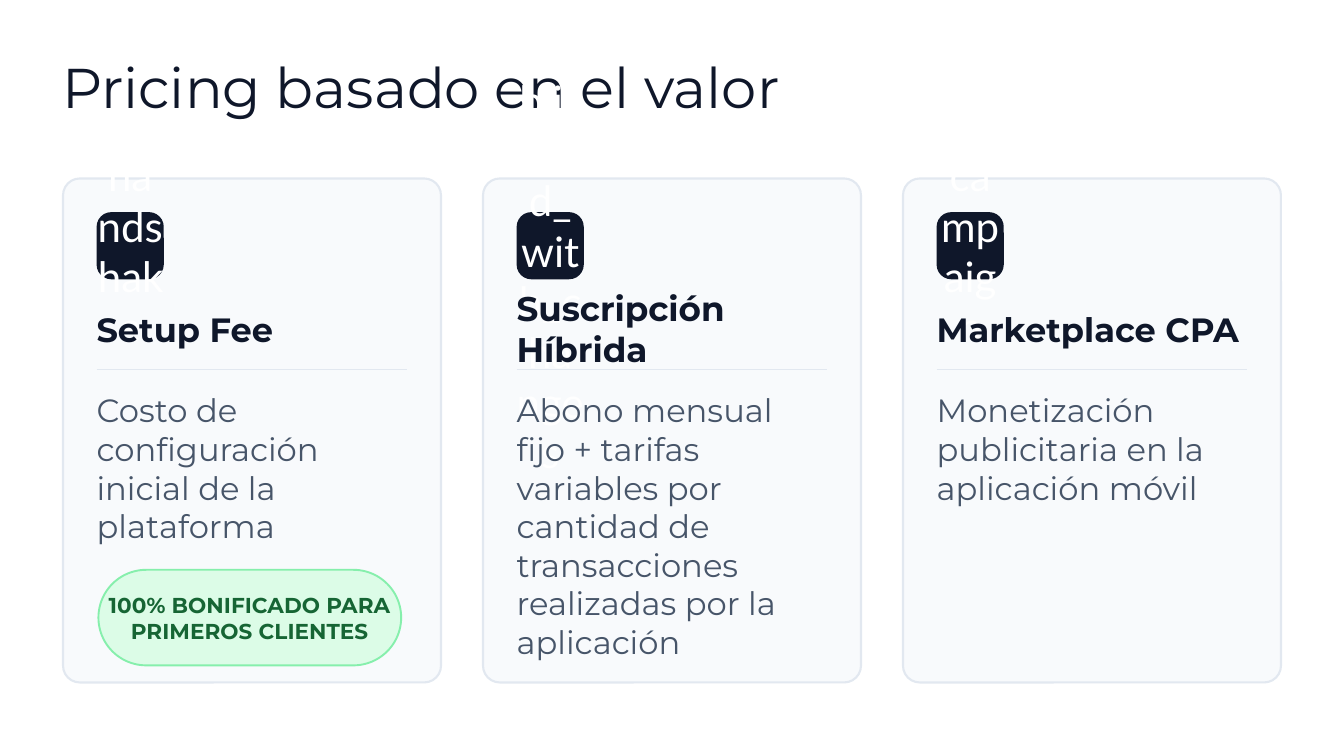
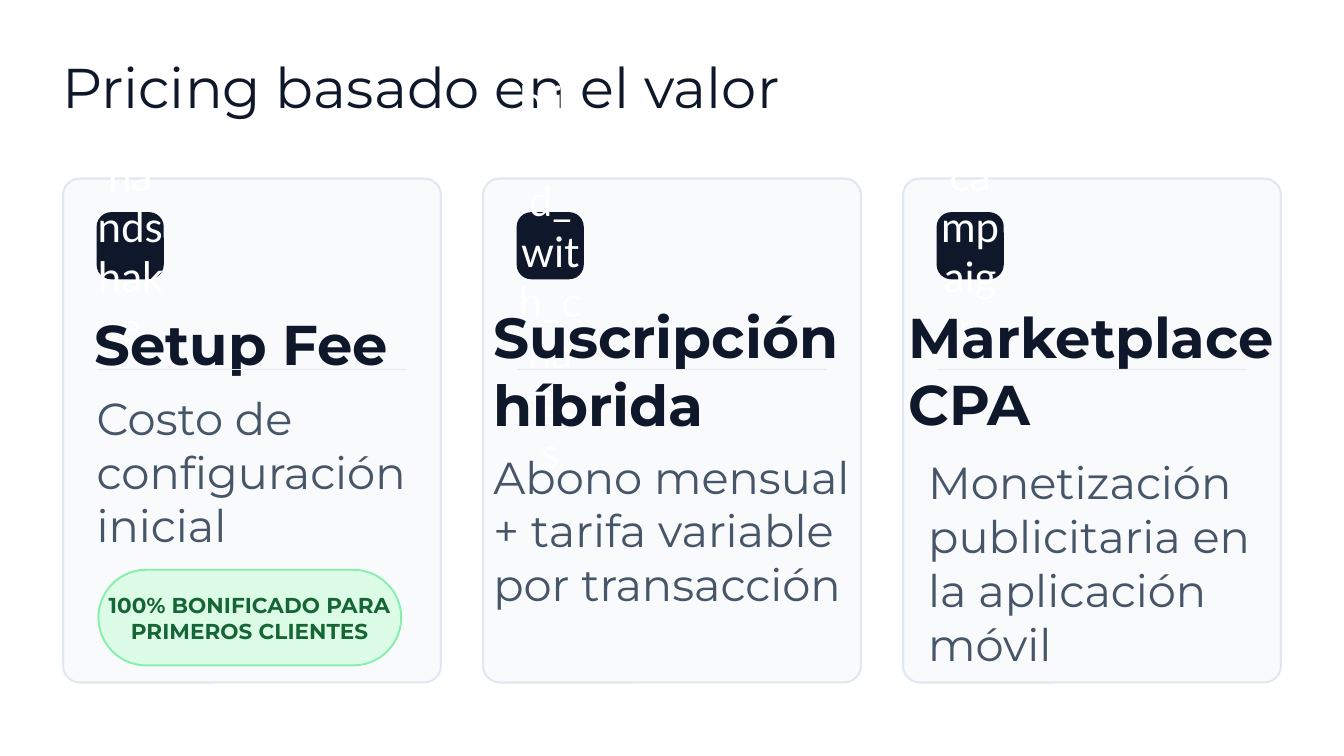
Before and after one commit to TrabajoProfesional-AGGZ/documentacion, a slide deck: slide 19 of entrega_final/defensa/Presentacion_SocioUnido.pptx (slide 18 before the commit). Drawn at 1344x756 pixels with LibreOffice and Linux fonts; fonts in the diff are those of the drawing; background and template pictures are left out. Boxes give left, top, right and bottom in pixels: in the first picture for what was removed or moved away, otherwise in the second. Text is boxed around its words. In the diff, an @@ line names an element or a change of style, - is before the commit and + after.

```diff
--- a/entrega_final/defensa/Presentacion_SocioUnido.pptx
+++ b/entrega_final/defensa/Presentacion_SocioUnido.pptx
@@ text "Setup Fee" at [94,325,389,376]: size 24 to 40 pt @@
@@ text at [493,313,838,427]: text changed; size 24.4 to 40.4 pt @@
-Suscripción Híbrida
+Suscripción híbrida
@@ text "Marketplace CPA" at [908,316,1273,426]: size 24 to 40 pt @@
@@ text "Marketplace CPA": place and size @@
-text "Marketplace CPA" at [937,317,1238,349]
+text "Marketplace CPA" at [908,316,1273,426]
@@ text at [97,401,406,542]: text changed; size 23 to 32 pt @@
-Costo de configuración inicial de la plataforma
+Costo de configuración inicial
@@ text at [493,460,849,610]: text changed; size 23 to 32 pt @@
-Abono mensual fijo + tarifas variables por cantidad de transacciones realizadas por la aplicación
+Abono mensual + tarifa variable por transacción
@@ text "Monetización publicitaria en la aplicación ...": place and size @@
-text "Monetización publicitaria en la aplicación ..." at [937,398,1204,507]
+text "Monetización publicitaria en la aplicación ..." at [928,466,1250,661]
@@ text "Monetización publicitaria en la aplicación ..." at [928,466,1250,661]: size 23 to 32 pt @@
```
Also in this commit, not shown: 7 other slides changed, 4 slides added, 3 slides removed, 2 other files.
